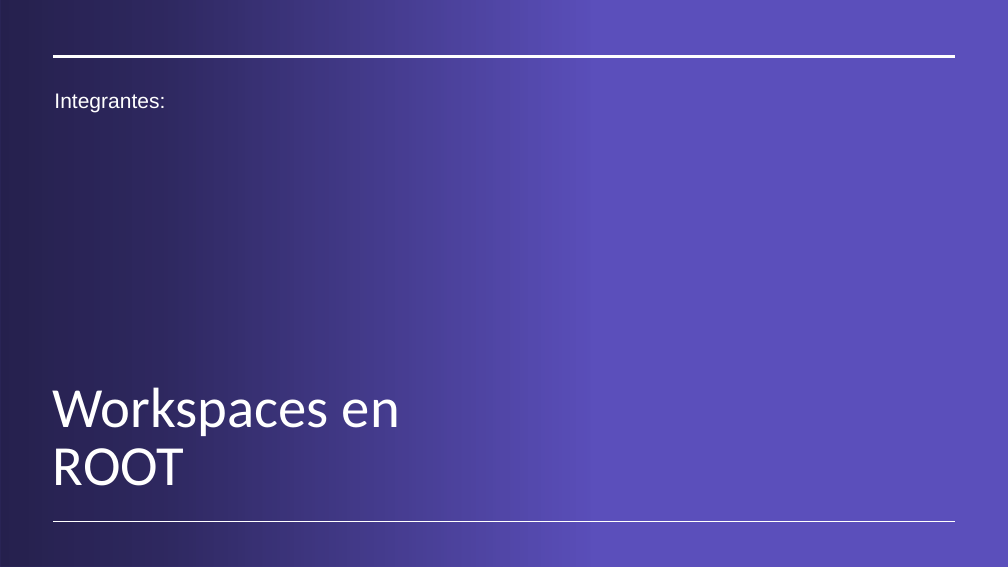
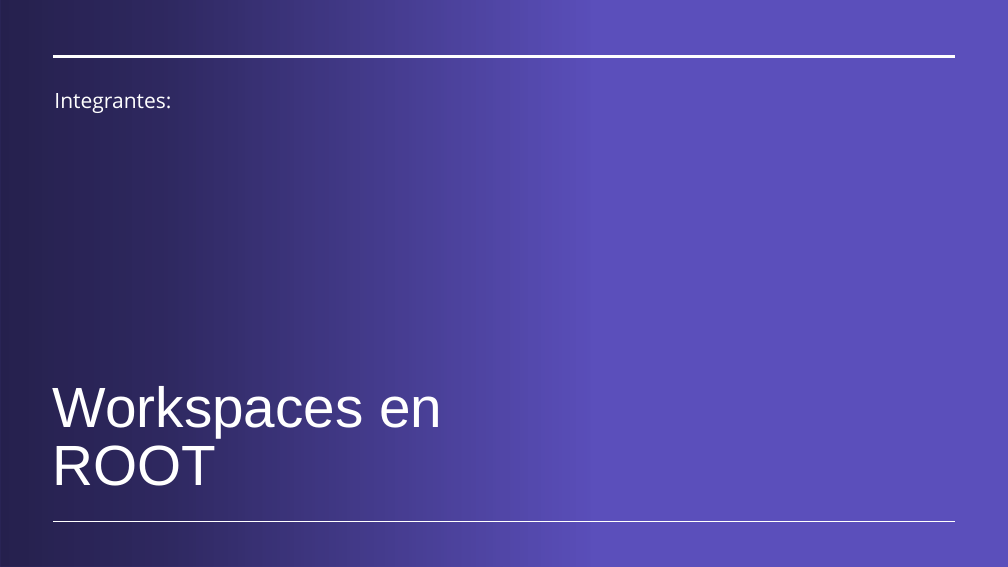
Before and after one commit to cdavidgutierrez/ProyectoFinal_CERN_ROOT, a slide deck: slide 1 of Workspaces en root.pptx. Drawn at 1008x567 pixels with LibreOffice and Linux fonts; fonts in the diff are those of the drawing; background and template pictures are left out. Boxes give left, top, right and bottom in pixels: in the first picture for what was removed or moved away, otherwise in the second. Text is boxed around its words. In the diff, an @@ line names an element or a change of style, - is before the commit and + after.

```diff
--- a/Workspaces en root.pptx
+++ b/Workspaces en root.pptx
@@ subtitle "Integrantes:" at box(54, 93, 171, 113): font Arial to Open Sans; less space between paragraphs @@
@@ title "Workspaces en ROOT" at box(53, 386, 442, 486): font Calibri to Arial @@
```
Also in this commit, not shown: 13 other slides changed, 2 slides added.
